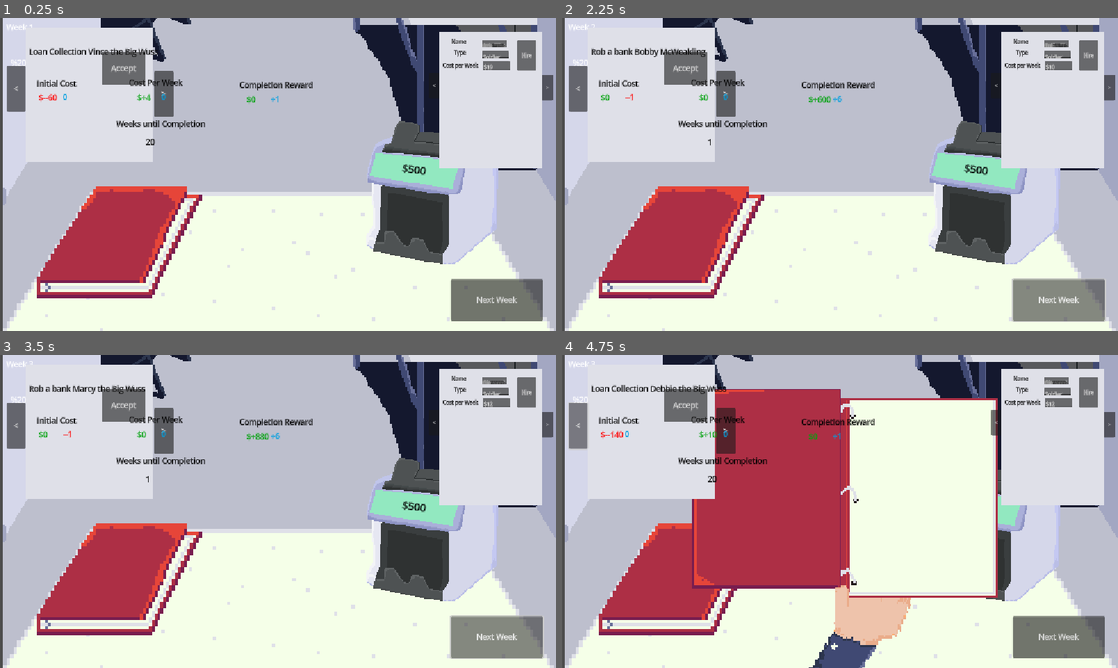
Above: before the commit, frames 1-4 (two rows, left to right).
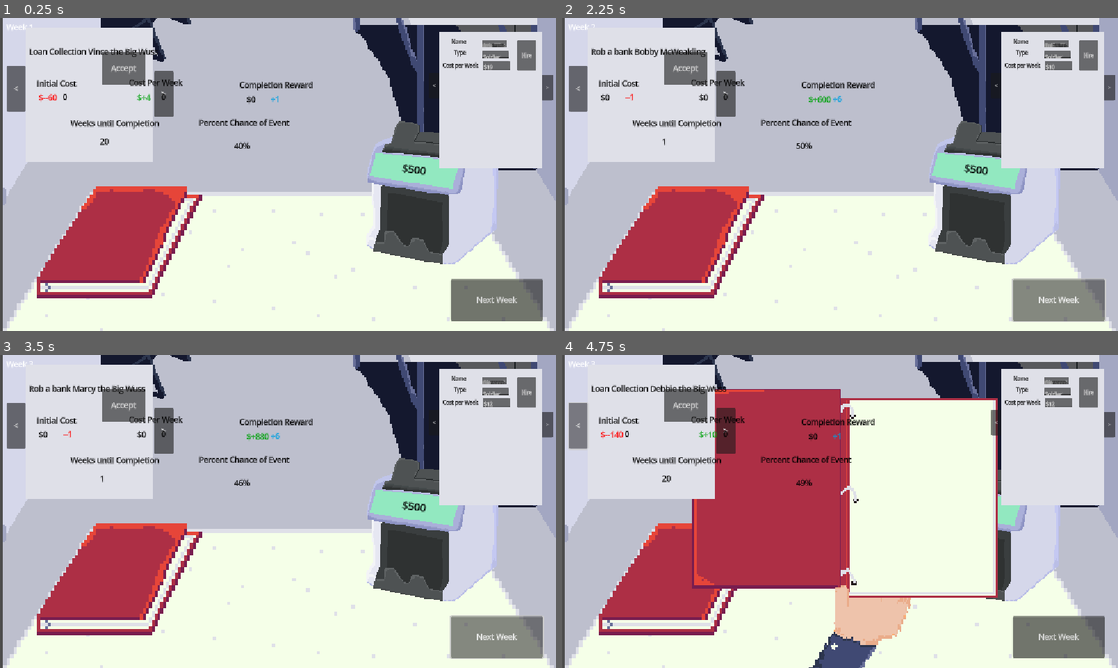
Above: after the commit, the same moments.

Repository: deruitda/ludum-dare-58
Game: Godot game, scene res://main.tscn
Same seed, same stepped clock (60 frames per second), same inputs: the game is played once before the commit and once after it.
Inputs (mouse positions are in pixels of both pictures, inside the frame that each line leads up to):
- Up to frame 1 (0.25 s): no input
- Up to frame 2 (2.25 s): click "Accept" at 0.5 s; click "Accept" at 1.25 s; click "Next Week" at 2 s
- Up to frame 3 (3.5 s): click "Next Week" at 2.75 s
- Up to frame 4 (4.75 s): click (684, 580) at 3.5 s; click "<" at 4.25 s

The runs differ from the first frame. In frame 1, 0.7% of the frame differs, in the area x 2-53%, y 13-42%; in frame 2, 0.7%; in frame 3, 0.7%; in frame 4, 0.7%.

Commit message:
generic page stuff

Diff:
--- a/entities/IncomeStreams/IncomeStreamType/drug_deal.tres
+++ b/entities/IncomeStreams/IncomeStreamType/drug_deal.tres
@@ -36,6 +36,7 @@
 initial_cost_resource = SubResource("Resource_tqgtf")
 weekly_return_intensity_cost = SubResource("Resource_k58h3")
 completed_cost_resource = SubResource("Resource_qiit0")
+potential_idle_event_intensity = 4
 duration_intensity = 1
 description = "Buy some drugs. Have someone sell it on the street for you!"
 accepted_worker_types = Array[ExtResource("1_qiit0")]([ExtResource("2_tqgtf")])
--- a/entities/IncomeStreams/IncomeStreamType/loan_collection.tres
+++ b/entities/IncomeStreams/IncomeStreamType/loan_collection.tres
@@ -35,6 +35,7 @@
 initial_cost_resource = SubResource("Resource_54xmu")
 weekly_return_intensity_cost = SubResource("Resource_ptop8")
 completed_cost_resource = SubResource("Resource_fxhdf")
+potential_idle_event_intensity = 3
 duration_intensity = 2
 description = "Buy some drugs. Have someone sell it on the street for you!"
 accepted_worker_types = Array[ExtResource("1_ua45v")]([ExtResource("2_ptop8")])
--- a/entities/IncomeStreams/IncomeStreamType/robbery.tres
+++ b/entities/IncomeStreams/IncomeStreamType/robbery.tres
@@ -35,6 +35,7 @@
 initial_cost_resource = SubResource("Resource_64npk")
 weekly_return_intensity_cost = SubResource("Resource_06xff")
 completed_cost_resource = SubResource("Resource_n1y87")
+potential_idle_event_intensity = 3
 description = "Go in with weapon of choice. Come out with money. What could go wrong?"
 accepted_worker_types = Array[ExtResource("1_06xff")]([ExtResource("2_2oqkb")])
 potential_idle_events = Array[ExtResource("3_je7f4")]([SubResource("Resource_2oqkb")])
--- a/entities/IncomeStreams/income_stream.gd
+++ b/entities/IncomeStreams/income_stream.gd
@@ -17,7 +17,7 @@
 
 @export var capacity: int = 1
 @export var accepted_worker_types: Array[WorkerTypeResource] = []
-@export var chanceOfEvent: float = 0.5
+@export var percent_chance_of_event: float = 0.5
 
 @onready var idle_event_manager: IdleEventManager = $IdleEventManager
 
@@ -45,7 +45,7 @@
 
 func roll_dice_for_event() -> bool:
 	var roll = randf()
-	return roll < chanceOfEvent
+	return roll < percent_chance_of_event
 
 func create_random_idle_event() -> void:
 	idle_event_manager.create_idle_event_from_potential_idle_events(type.potential_idle_events)
--- a/entities/IncomeStreams/income_stream_type_resource.gd
+++ b/entities/IncomeStreams/income_stream_type_resource.gd
@@ -13,8 +13,6 @@
 
 @export var duration_intensity: Enums.IncomeStreamTimeIntensity
 
-
-
 @export var capacity: int = 1
 @export var description: String = ""
 @export var accepted_worker_types: Array[WorkerTypeResource] = []
@@ -25,7 +23,9 @@
 	var name_generator = NameGenerator.new()
 	var victim_random_name = name_generator.generate_victim_name()
 	name_generator.queue_free()
+
 	income_stream.type = self
+
 	var initial_cost = initial_cost_resource.calculate_new_cost()
 	income_stream.set_initial_cost(initial_cost)
 	income_stream.set_completed_return_cost(completed_cost_resource.calculate_new_cost())
@@ -43,11 +43,10 @@
 	cost.set_cost(weekly_amount)
 	cost.set_respect(weekly_return_intensity_cost.calculate_respect())
 
-
 	income_stream.set_weekly_return_cost(cost)
 
-
 	income_stream.income_stream_name = type + " " + victim_random_name
+	income_stream.percent_chance_of_event = Enums.get_percentage_rate_from_intensity(potential_idle_event_intensity)
 
 	var potential_idle_event = PotentialIdleEvent.new()
 	income_stream.type.potential_idle_events.append(potential_idle_event)
--- a/ui/income_stream_view.gd
+++ b/ui/income_stream_view.gd
@@ -24,3 +24,4 @@
 	completion_reward_control_view.set_cost(income_stream.completed_return_cost)
 
 	weeks_left_value.text = str(income_stream.duration_in_weeks)
+	percentage_label.set_percentage(income_stream.percent_chance_of_event)
--- a/ui/income_stream_view.tscn
+++ b/ui/income_stream_view.tscn
@@ -114,25 +114,35 @@
 
 [node name="WeeksLeftLabel" type="Label" parent="Control"]
 layout_mode = 0
-offset_left = 216.0
-offset_top = 127.0
-offset_right = 400.0
-offset_bottom = 150.0
+offset_left = 121.0
+offset_top = 126.0
+offset_right = 305.0
+offset_bottom = 149.0
 text = "Weeks until Completion"
 label_settings = ExtResource("2_b5ulf")
 
 [node name="WeeksLeftValue" type="Label" parent="Control"]
 layout_mode = 0
-offset_left = 277.0
-offset_top = 165.0
-offset_right = 385.0
-offset_bottom = 188.0
+offset_left = 182.0
+offset_top = 164.0
+offset_right = 290.0
+offset_bottom = 187.0
 text = "10"
+label_settings = ExtResource("2_b5ulf")
+
+[node name="LabelForPercentage" type="Label" parent="Control"]
+layout_mode = 0
+offset_left = 387.0
+offset_top = 125.0
+offset_right = 571.0
+offset_bottom = 148.0
+text = "Percent Chance of Event"
 label_settings = ExtResource("2_b5ulf")
 
 [node name="PercentageLabel" parent="Control" instance=ExtResource("5_v03va")]
 layout_mode = 0
-offset_left = -3.0
-offset_top = 1.0
-offset_right = 37.0
-offset_bottom = 24.0
+offset_left = 460.0
+offset_top = 173.0
+offset_right = 500.0
+offset_bottom = 196.0
+high_is_bad = true
--- a/ui/label_component.gd
+++ b/ui/label_component.gd
@@ -4,10 +4,12 @@
 @export var prepend_string: String = "$"
 @export var positive_label_settings: LabelSettings
 @export var negative_label_settings: LabelSettings = preload("uid://di5o3x4joi7mt")
+@export var neutral_label_settings: LabelSettings = preload("uid://djkpwc0lasqli")
 
 func get_label_from_int(value: int):
 	if value > 0:
 		return prepend_string + "+" + str(value)
 	elif value < 0:
 		return prepend_string +"-" + str(value)
+
 	return prepend_string + "0"
--- a/ui/percentage_label.gd
+++ b/ui/percentage_label.gd
@@ -10,7 +10,9 @@
 @export var happy_label_settings: LabelSettings = preload("uid://d0ai4x5b6g57f")
 
 func set_percentage(percentage: float):
-	text = str(percentage) + "%"
+	var percent_value := percentage * 100.0
+	text = "%d%%" % int(round(percent_value))
+
 	var value = percentage
 	if high_is_bad:
 		value = 1 - value
@@ -18,5 +20,5 @@
 		label_settings = danger_label_settings
 	elif value < caution_threshold:
 		label_settings = caution_label_settings
-
-	label_settings = happy_label_settings
+	else:
+		label_settings = happy_label_settings
--- a/ui/stat_label.gd
+++ b/ui/stat_label.gd
@@ -4,7 +4,9 @@
 
 func set_value(value: int) -> void:
 	text = label_component.get_label_from_int(value)
-	if value >= 0:
+	if value > 0:
 		label_settings = label_component.positive_label_settings
+	elif value < 0:
+		label_settings = label_component.negative_label_settings
 	else:
-		label_settings = label_component.negative_label_settings
+		label_settings = label_component.neutral_label_settings
--- a/ui/stat_label.tscn
+++ b/ui/stat_label.tscn
@@ -1,7 +1,6 @@
-[gd_scene load_steps=4 format=3 uid="uid://de7xv2m41lp1m"]
+[gd_scene load_steps=3 format=3 uid="uid://de7xv2m41lp1m"]
 
 [ext_resource type="Script" uid="uid://du3wcqq57120u" path="res://ui/stat_label.gd" id="1_cx6us"]
-[ext_resource type="LabelSettings" uid="uid://d0ai4x5b6g57f" path="res://desk/Resumes/money_label.tres" id="2_kam33"]
 [ext_resource type="Script" uid="uid://dy5gevfywaxuc" path="res://ui/label_component.gd" id="3_rn15x"]
 
 [node name="StatLabel" type="Label" node_paths=PackedStringArray("label_component")]
@@ -9,7 +8,6 @@
 offset_bottom = 23.0
 text = "$10"
 script = ExtResource("1_cx6us")
-positive_label_settings = ExtResource("2_kam33")
 label_component = NodePath("LabelComponent")
 
 [node name="LabelComponent" type="Node" parent="."]
